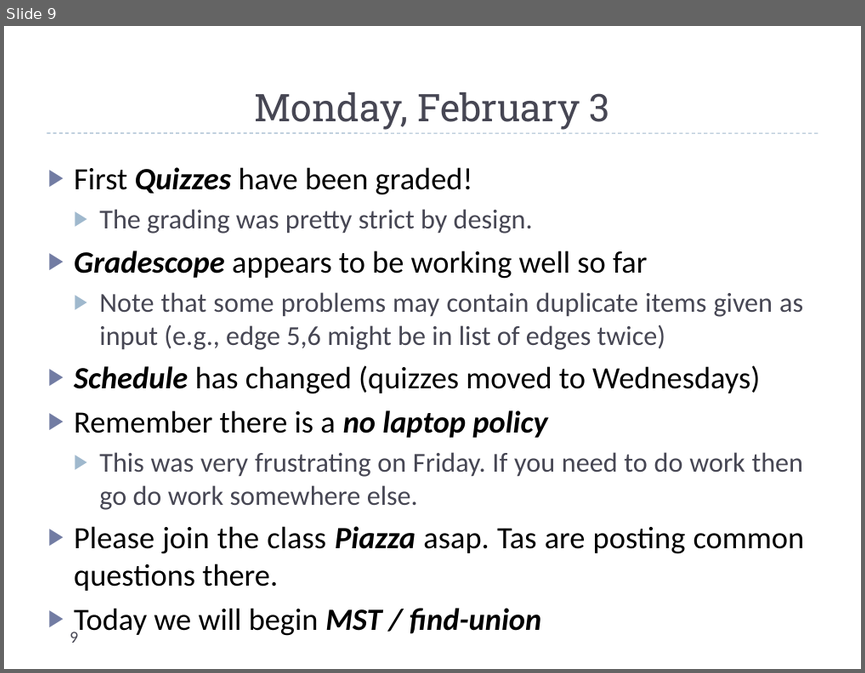
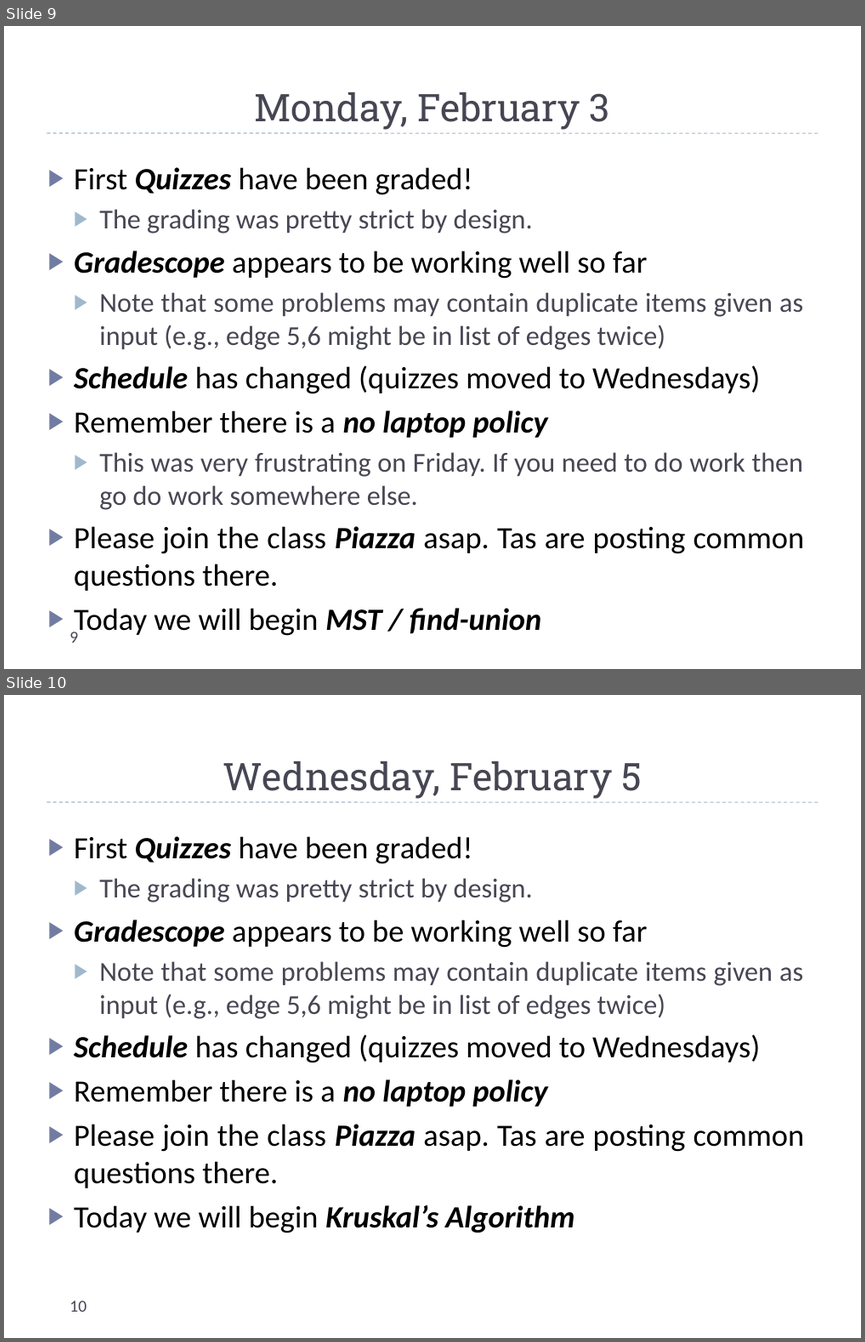
Before and after one commit to markfloryan/dsa2, a slide deck: slides/dailyAnnouncements.pptx. Shown one above the other, each under a label of ours: slide 9 before the commit, slides 9 and 10 after it. The pictures are 865x673 and 865x1342 pixels, drawn with LibreOffice and Linux fonts; fonts in the diff are those of the drawing. Boxes give left, top, right and bottom in pixels: in the first picture for what was removed or moved away, otherwise in the second. Text is boxed around its words. In the diff, an @@ line names an element or a change of style, - is before the commit and + after.

Commit message:
daily announcements, fix to quizzes

```diff
--- a/slides/dailyAnnouncements.pptx
+++ b/slides/dailyAnnouncements.pptx
@@ slide 10 added at [4,695,861,1338], background #FFFFFF; not listed: 1 template element that a slide beside it also shows @@
@@ title added at [223,761,642,799], 32 pt, text #464653 @@
+Wednesday, February 5
@@ text added at [74,836,805,1233], 26 pt, text #000000 @@
+▶ First Quizzes have been graded!
+  ▶ The grading was pretty strict by design.
+▶ Gradescope appears to be working well so far
+  ▶ Note that some problems may contain duplicate items given as input (e.g., edge 5,6 might be in list of edges twice)
+▶ Schedule has changed (quizzes moved to Wednesdays)
+▶ Remember there is a no laptop policy
+▶ Please join the class Piazza asap. Tas are posting common questions there.
+▶ Today we will begin Kruskal’s Algorithm
@@ page number added at [69,1300,86,1311], 14 pt, text #464653 @@
+10
```
Also in this commit, not shown: 5 other files.
